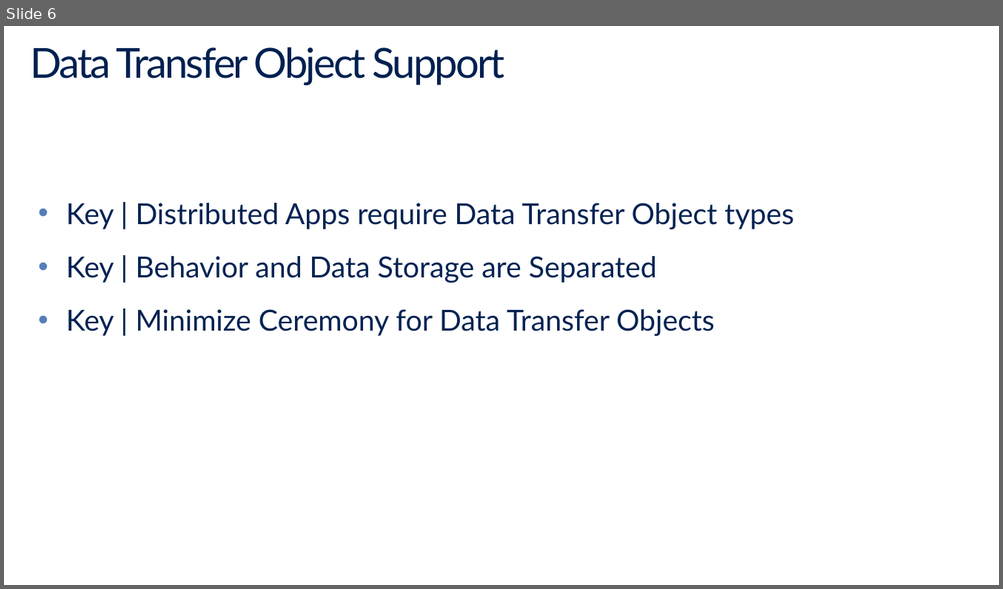
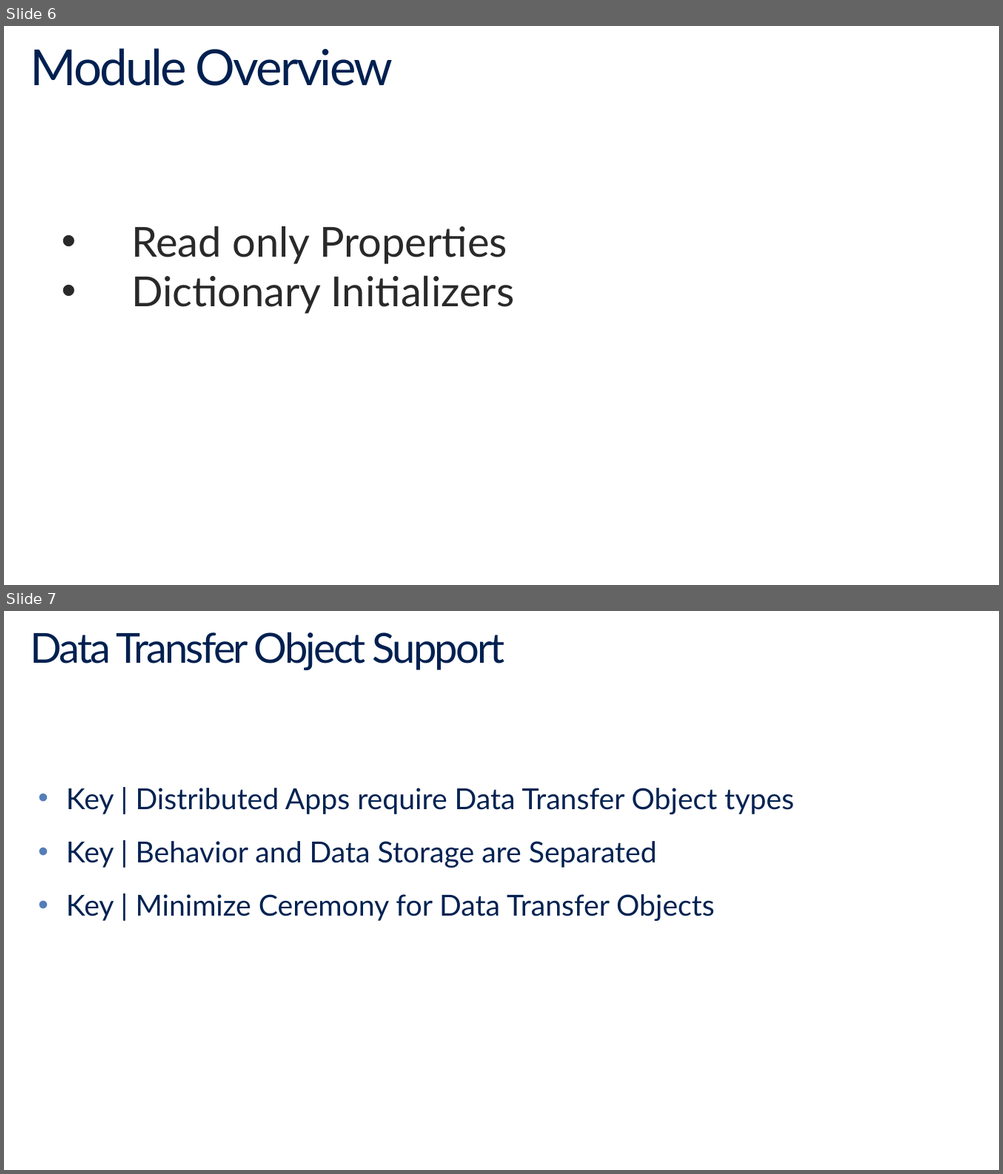
Before and after one commit to BillWagner/MVA-CSharp6, a slide deck: Slides/MVA-What'sNewC#6-Module2.pptx. Shown one above the other, each under a label of ours: slide 6 before the commit, slides 6 and 7 after it. The pictures are 1003x589 and 1003x1174 pixels, drawn with LibreOffice and Linux fonts; fonts in the diff are those of the drawing. Boxes give left, top, right and bottom in pixels: in the first picture for what was removed or moved away, otherwise in the second. Text is boxed around its words. In the diff, an @@ line names an element or a change of style, - is before the commit and + after.

Commit message:
Update slides for Module 2

```diff
--- a/Slides/MVA-What'sNewC#6-Module2.pptx
+++ b/Slides/MVA-What'sNewC#6-Module2.pptx
@@ slide 6 added at (x1=4, y1=26, x2=999, y2=585), background #FFFFFF @@
@@ title added at (x1=31, y1=48, x2=392, y2=86), 48 pt, text #002050 @@
+Module Overview
@@ text added at (x1=131, y1=226, x2=515, y2=314), 40 pt, text #292929 @@
+• Read only Properties
+• Dictionary Initializers
@@ what was slide 6 is now slide 7 @@
```
Also in this commit, not shown: 2 slides changed, 3 other slides added, 1 other file.
